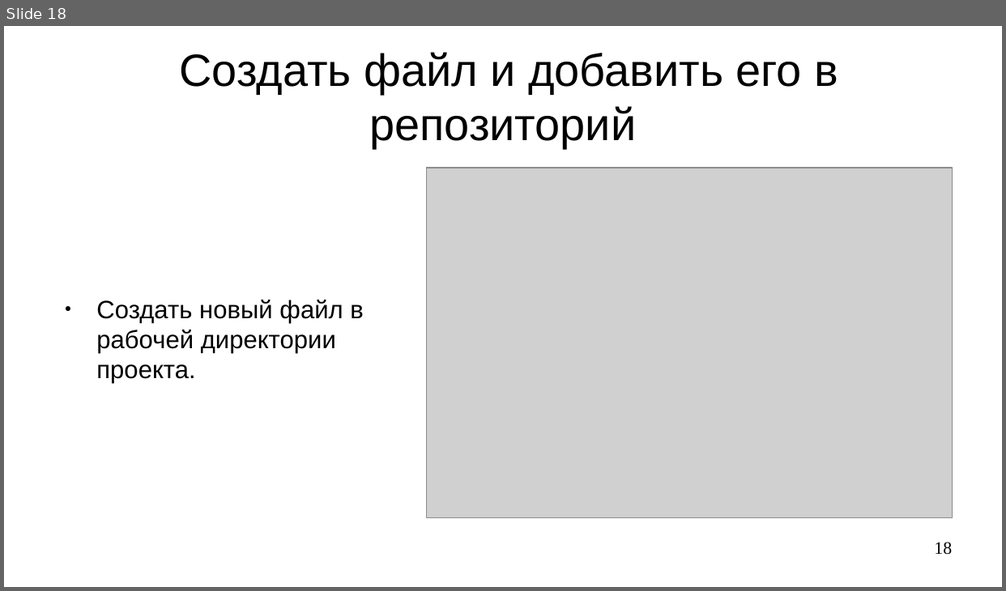
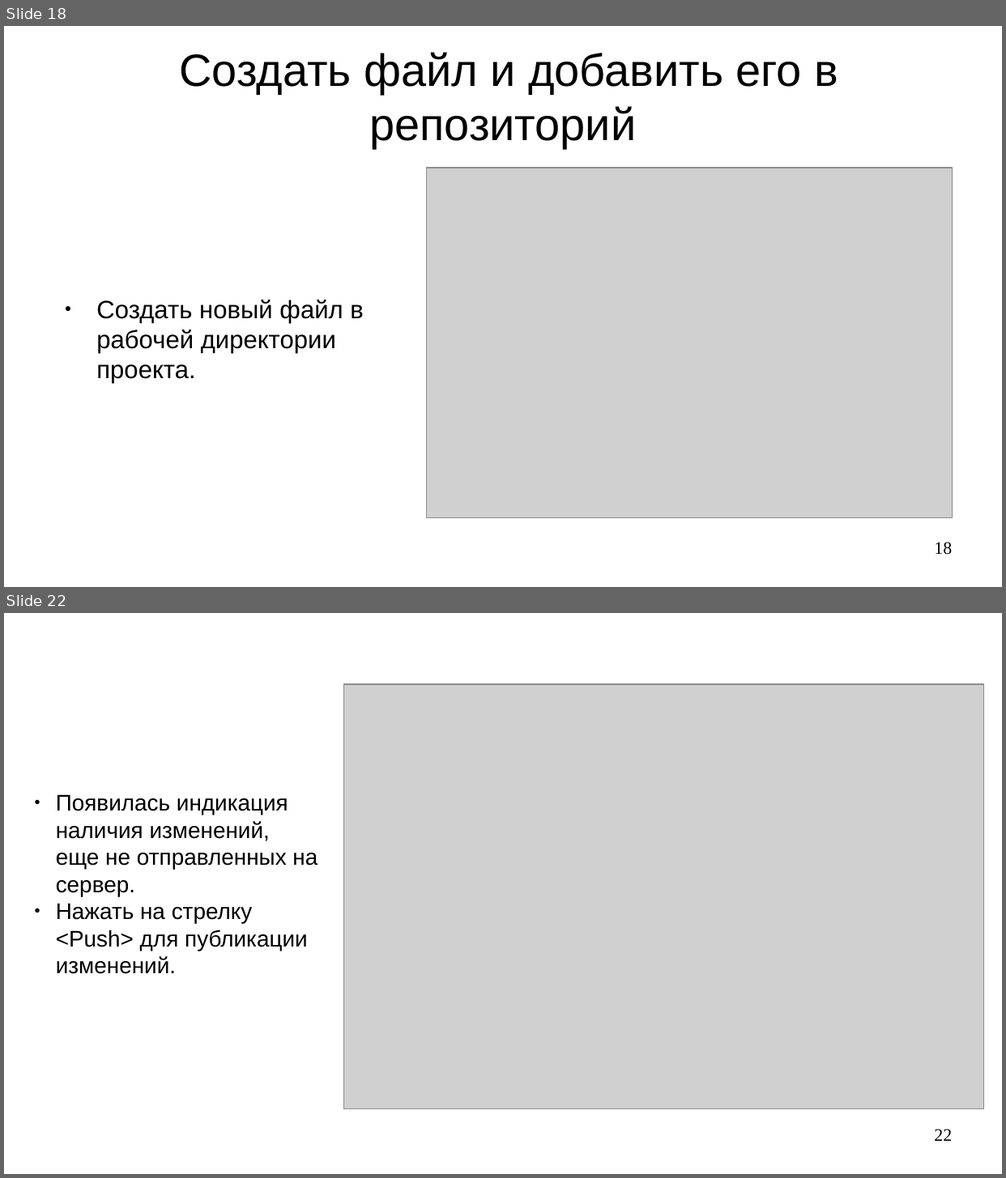
Before and after one commit to steelcraft/stud-lab, a slide deck: Практические занятия/Работа с Git.odp. Shown one above the other, each under a label of ours: slide 18 before the commit, slides 18 and 22 after it; the slides between them are not shown. The pictures are 1006x591 and 1006x1178 pixels, drawn with LibreOffice and Linux fonts; fonts in the diff are those of the drawing; grey boxes stand for pictures. Boxes give left, top, right and bottom in pixels: in the first picture for what was removed or moved away, otherwise in the second. Text is boxed around its words. In the diff, an @@ line names an element or a change of style, - is before the commit and + after.

Commit message:
Завершена публикация изменений на сервере.

```diff
--- a/Практические занятия/Работа с Git.odp
+++ b/Практические занятия/Работа с Git.odp
@@ slide 22 added at bbox=[4, 613, 1002, 1174], background #FFFFFF @@
@@ picture added at bbox=[343, 684, 985, 1110] @@
@@ text added at bbox=[56, 794, 317, 974], 18 pt, text #000000 @@
+● Появилась индикация наличия изменений, еще не отправленных на сервер.
+● Нажать на стрелку <Push> для публикации изменений.
@@ page number added at bbox=[934, 1129, 952, 1141], 14 pt, text #000000 @@
+22
```
Also in this commit, not shown: 1 slide changed, 3 other slides added.
